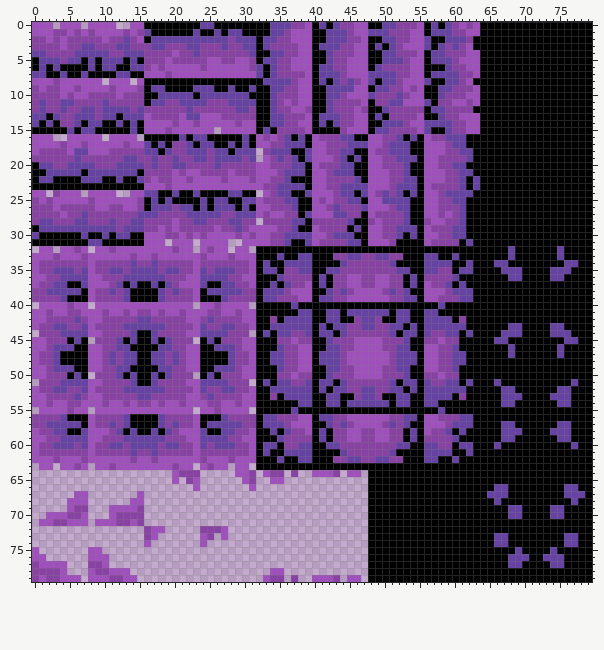
One commit to this sprite sheet: graphics/tileset-forest-rocks.png. The picture above was drawn from the file before the commit.
The file is 80x80 pixels.
New version:
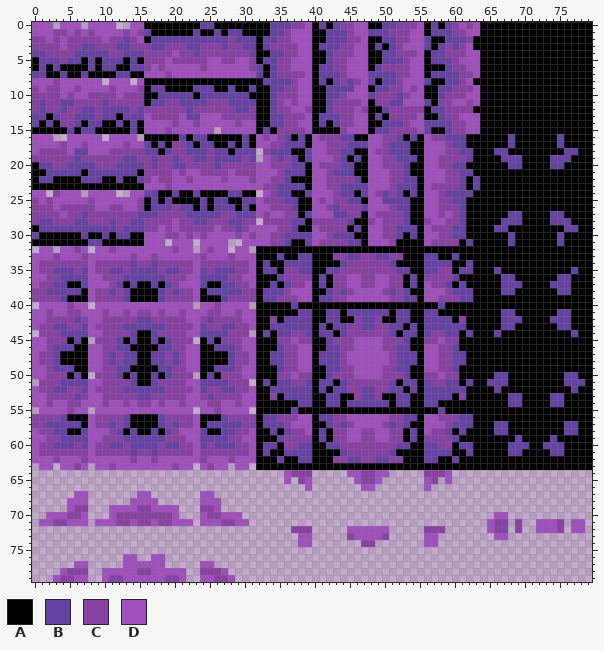
Palette (. is transparent): A #000000  B #6642a3  C #8842a3  D #9f50bc
The exact change:
y 16..17: x 68 A -> B; x 75 A -> B
y 18: x 66..67 AA -> BB; x 76..77 AA -> BB
y 19: x 67..69 AAA -> BBB; x 74..76 AAA -> BBB
y 20: x 68..69 AA -> BB; x 74..75 AA -> BB
y 27: x 68..69 AA -> BB; x 74..75 AA -> BB
y 28: x 67..69 AAA -> BBB; x 74..76 AAA -> BBB
y 29: x 66..67 AA -> BB; x 76..77 AA -> BB
y 30..31: x 68 A -> B; x 75 A -> B
y 32..33: x 68 B -> A; x 75 B -> A
y 34: x 66..67 BB -> AA; x 76..77 BB -> AA
y 35: x 66..69 ABBB -> BAAA; x 74..77 BBBA -> AAAB
y 36: x 67 A -> B; x 69 B -> A; x 74 B -> A; x 76 A -> B
y 37: x 67..69 AAA -> BBB; x 74..76 AAA -> BBB
y 38: x 67..68 AA -> BB; x 75..76 AA -> BB
y 41: x 67..68 AA -> BB; x 75..76 AA -> BB
y 42: x 67..69 AAA -> BBB; x 74..76 AAA -> BBB
y 43: x 67 A -> B; x 69 B -> A; x 74 B -> A; x 76 A -> B
y 44: x 66..69 ABBB -> BAAA; x 74..77 BBBA -> AAAB
y 45: x 66..67 BB -> AA; x 76..77 BB -> AA
y 46..47: x 68 B -> A; x 75 B -> A
y 50: x 66..67 AA -> BB; x 76..77 AA -> BB
y 51: x 65 A -> B; x 67 A -> B; x 76 A -> B; x 78 A -> B
y 52: x 66..68 ABB -> BAA; x 75..77 BBA -> AAB
y 53: x 67 B -> A; x 76 B -> A
y 54: x 67 B -> A; x 69 A -> B; x 74 A -> B; x 76 B -> A
y 57: x 66 A -> B; x 68 B -> A; x 75 B -> A; x 77 A -> B
y 58: x 66 A -> B; x 68..69 BB -> AA; x 74..75 BB -> AA; x 77 A -> B
y 59: x 67..69 BBA -> AAB; x 74..76 ABB -> BAA
y 60: x 66 B -> A; x 68..70 AAA -> BBB; x 73..75 AAA -> BBB; x 77 B -> A
y 61: x 68..69 AA -> BB; x 74..75 AA -> BB
y 64: x 20..23 DCCC -> ....; x 29..31 DDC -> ...; x 33..36 DCC. -> ...D; x 38..43 ..DDDC -> CC....; x 47..79 .AAAAAAAAAAAAAAAAAAAAAAAAAAAAAAAA -> CCDD.....CCCD....................
y 65: x 20 D -> .; x 22..23 CD -> ..; x 30..31 DC -> ..; x 34..36 DD. -> ..D; x 38..39 .. -> CD; x 46..79 ..AAAAAAAAAAAAAAAAAAAAAAAAAAAAAAAA -> DCCD......DC.D....................
y 66: x 23 D -> .; x 31 D -> .; x 39 . -> D; x 47..79 .AAAAAAAAAAAAAAAAAABBAAAAAAAABBAA -> DD.......D.......................
y 67: x 16 . -> D; x 24..25 .. -> DD; x 48..79 AAAAAAAAAAAAAAAAABBBAAAAAAAABBBA -> ................................
y 68: x 16..17 .. -> DD; x 24..26 ... -> DDD; x 48..79 AAAAAAAAAAAAAAAAAABAAAAAAAAAABAA -> ................................
y 69: x 16..20 ..... -> CDDDD; x 24..26 ... -> CCD; x 48..79 AAAAAAAAAAAAAAAAAAAABBAAAABBAAAA -> ................................
y 70: x 16..20 ..... -> CCCCD; x 24..29 ...... -> DCCDDD; x 48..79 AAAAAAAAAAAAAAAAAAAABBAAAABBAAAA -> ..................DD............
y 71: x 16..22 ....... -> CDCCDDD; x 24..30 ....... -> DDDCCDD; x 48..79 AAAAAAAAAAAAAAAAAAAAAAAAAAAAAAAA -> .................DCC.C..DDDC.DD.
y 72: x 16..18 CDD -> ...; x 24..27 CCCD -> ....; x 37..39 ... -> CCC; x 45..79 ...AAAAAAAAAAAAAAAAAAAAAAAAAAAAAAAA -> DDDDDD.....CCC......DCC.C..DDDC.DD.
y 73: x 16..17 CD -> ..; x 24..25 DC -> ..; x 27 D -> .; x 38..39 .. -> DD; x 45..79 ...AAAAAAAAAAAAAAAAAABBAAAAAAAABBAA -> CDDDDC.....DD........DD............
y 74: x 16 D -> .; x 24 D -> .; x 38..39 .. -> DD; x 47..79 .AAAAAAAAAAAAAAAAAABBAAAAAAAABBAA -> CC.......DD......................
y 75: x 0 D -> .; x 8..9 DD -> ..; x 48..79 AAAAAAAAAAAAAAAAAAAAABAAAABAAAAA -> ................................
y 76: x 0..1 DD -> ..; x 8..10 DDD -> ...; x 13..14 .. -> DD; x 17..18 .. -> DD; x 48..79 AAAAAAAAAAAAAAAAAAAABBBAABBBAAAA -> ................................
y 77: x 0..4 CDDDD -> .....; x 6..10 ..CCD -> DD...; x 13..18 ...... -> DDDDDD; x 24..25 .. -> DD; x 48..79 AAAAAAAAAAAAAAAAAAAABBAAAABBAAAA -> ................................
y 78: x 0..3 CCCC -> ....; x 5..10 ...DCC -> CCC..D; x 14..21 ........ -> DCCDDDDD; x 24..27 .... -> CCCD; x 34..35 DD -> ..; x 48..79 AAAAAAAAAAAAAAAAAAAAAAAAAAAAAAAA -> ................................
y 79: x 0..5 CDCCDD -> ...DCC; x 7..9 .DD -> D..; x 15..21 ....... -> DDDDCCD; x 24..28 ..... -> DDCCD; x 33..35 DCC -> ...; x 37 C -> .; x 40..43 DDDC -> ....; x 45..46 DD -> ..; x 48..79 AAAAAAAAAAAAAAAAAAAAAAAAAAAAAAAA -> ................................
Changed places in both pictures, as pixel boxes (x1, y1, x2, y2):
changed: (494, 134, 578, 169)
changed: (32, 211, 592, 582)
